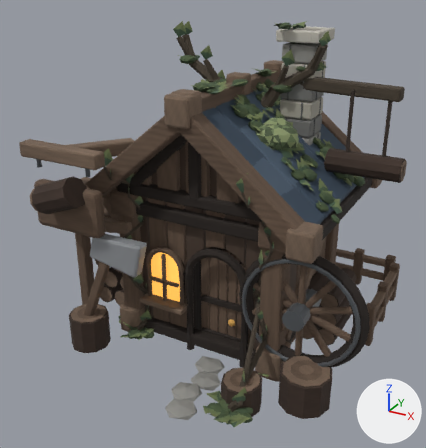
The glTF model exports/buildings/woodcutter_hut.glb: old version first, new version second.
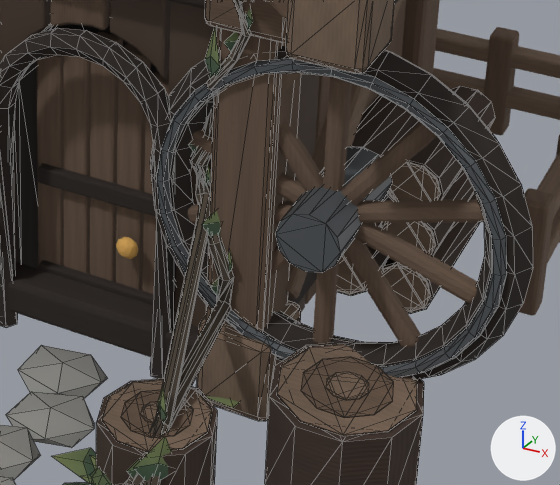
The first picture shows the older version from a camera (50 mm lens) standing at (3.36, -6.74, 4.77) and looking at (-0.09, -0.46, 1.64). The close-ups show the older and then the newer version on the part from 44% to 89% of the width and 53% to 90% of the height of that picture. Only the edits that show in the close-ups are written down. Every picture has the same lights, and +X, +Y and +Z are marked at lower right. The close-ups show mesh edges as thin lines. Where no turn or scale is listed for an object, it has been applied to the vertices.

In view in the first close-up: 'Chunky roof joinery.002', 'Corner upright.002', 'Door plank', 'Door plank.001', 'Door plank.002', 'Heavy doorway frame', 'Log bark.016', 'Projecting timber footing.002', 'Wall cross beam', 'Woodland great lumber saw wheel', 'Woodland saw axle', 'Woodland saw iron rim' and 77 more.
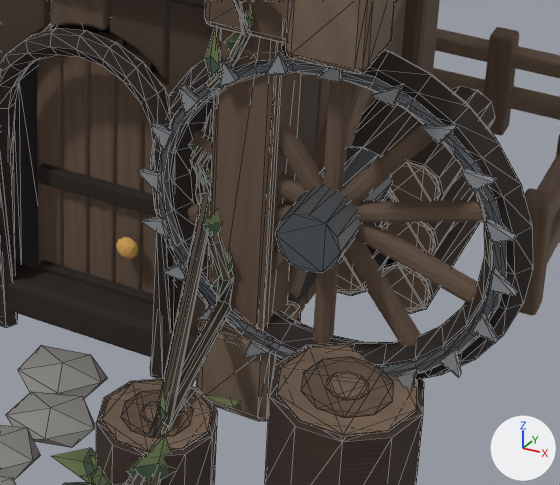
Boxes [x1, y1, x2, y2] around the edits, measured in the close-ups (560 x 485 px):
'Quality single saw tooth ring', added: after [138, 49, 517, 388]

Edits to the bpy script that builds the scene:
```text
Add me_quality_single_saw_tooth_ring:
    me_quality_single_saw_tooth_ring.from_pydata(...)  # 120 vertices, 160 faces; spans x 0.6..2.18, y -1.16..-1.13, z 0.28..1.8
    me_quality_single_saw_tooth_ring.materials.append(mat_silver)  # grey #9ea2a6
Add ob_quality_single_saw_tooth_ring:
    ob_quality_single_saw_tooth_ring = bpy.data.objects.new('Quality single saw tooth ring', me_quality_single_saw_tooth_ring)
    ob_quality_single_saw_tooth_ring.location = (0.0, 0.0, 0.0)
```
